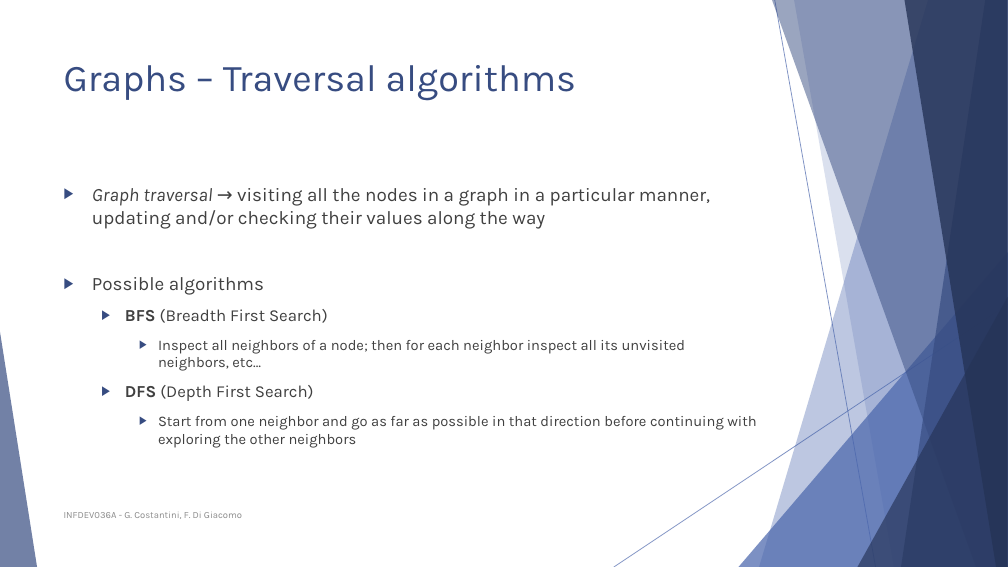
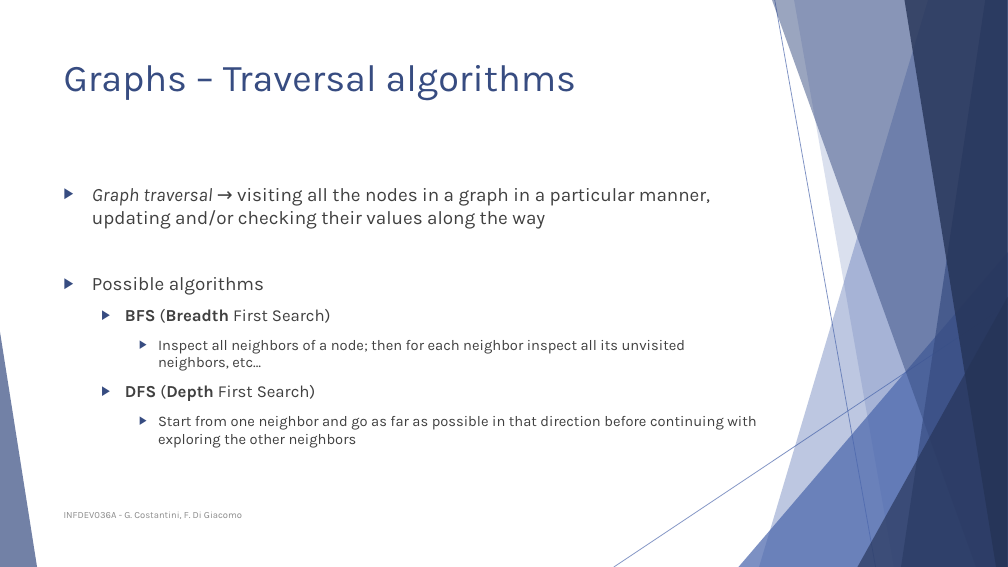
Before and after one commit to FurkanAndac/Development-6A, a slide deck: slide 20 of Lesson slides/Unit 5 - Graphs.pptx (slide 19 before the commit). Drawn at 1008x567 pixels with LibreOffice and Linux fonts; fonts in the diff are those of the drawing. Boxes give left, top, right and bottom in pixels: in the first picture for what was removed or moved away, otherwise in the second. Text is boxed around its words. In the diff, an @@ line names an element or a change of style, - is before the commit and + after.

```diff
--- a/Lesson slides/Unit 5 - Graphs.pptx
+++ b/Lesson slides/Unit 5 - Graphs.pptx
@@ text at (125,309,331,401): bold on in "(Breadth", "(Depth" @@
```
Also in this commit, not shown: 6 other slides changed, 1 slide added, 1 other file.
